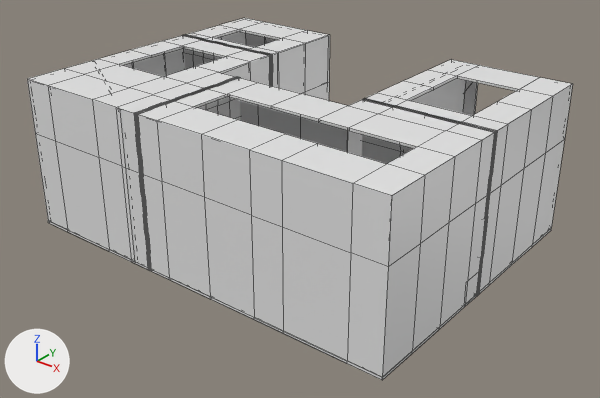
A saved change to the FBX model Assets/Models/Props/Room8.fbx.
Camera for both pictures: a camera (50 mm lens) standing at (184.1, -228.6, 124.2) and looking at (5.2, -5.0, -14.4). Lighting does not change. The marker at lower left points along +X, +Y and +Z. Mesh edges are drawn as thin lines. Where no turn or scale is listed for an object, it has been applied to the vertices.
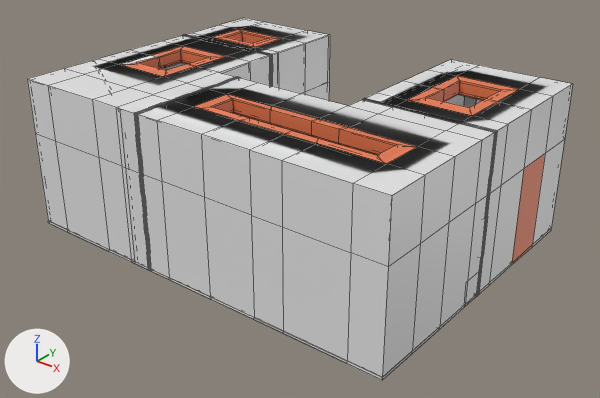
Location of each change, [x1, y1, x2, y2] in pixels of the pictures (600 x 398 px):
```json
{"part": 1, "of": "me_cube_008", "change": "built on", "before": [120, 29, 282, 66], "after": [120, 29, 282, 77]}
{"part": 2, "of": "me_cube_008", "change": "built on", "before": [194, 94, 417, 149], "after": [194, 94, 417, 164]}
{"part": 3, "of": "me_cube_008", "change": "built on", "before": [408, 76, 519, 101], "after": [408, 76, 519, 116]}
{"part": 4, "of": "me_cube_008", "change": "recoloured", "before": [512, 154, 545, 264], "after": [512, 154, 545, 264]}
{"object": "Cube.006", "change": "unchanged, covered by the edit", "before": [404, 79, 466, 154], "after": [445, 95, 464, 106]}
```

The change, as JSON lines over the scene's bpy script:
```json
{"op": "add", "block": "mat_material", "code": ["mat_material = principled_material('Material')", "mat_material.base_color = (0.8, 0.194, 0.0802)  # orange #e77a50"]}
{"block": "me_cube_008", "where": "# used by ob_room8; location = (0.0, -3.1, -3.4)"}
{"op": "remove", "block": "me_cube_008", "code": "me_cube_008.from_pydata(...)  # 448 vertices, 456 faces; spans x -80.0..80.0, y -57.0..63.0, z -27.0..33.0"}
{"op": "add", "block": "me_cube_008", "code": "me_cube_008.from_pydata(...)  # 812 vertices, 898 faces; spans x -80.0..80.0, y -57.0..63.0, z -27.0..34.0"}
{"block": "me_cube_008", "change": "me_cube_008 part 1: 10 vertices removed from x -67.0..-43.0, y -24.0..46.0, z 32.0; 150 vertices added at x -68.0..-42.0, y -24.0..46.0, z 28.0..34.0"}
{"block": "me_cube_008", "change": "me_cube_008 part 2: 10 vertices removed from x -10.0..67.0, y -40.0..-24.0, z 32.0; 150 vertices added at x -11.0..68.0, y -41.0..-23.0, z 28.0..34.0"}
{"block": "me_cube_008", "change": "me_cube_008 part 3: 6 vertices removed from x 42.0..67.0, y 11.0..46.0, z 32.0; 90 vertices added at x 41.0..68.0, y 10.0..46.0, z 28.0..34.0"}
{"block": "me_cube_008", "change": "me_cube_008 part 4: 10 faces spanning x 30.0..80.0, y -40.0..46.0, z -27.0..12.0 switch from mat_sand (white #e7e7e7) to mat_material (orange #e77a50)"}
```
